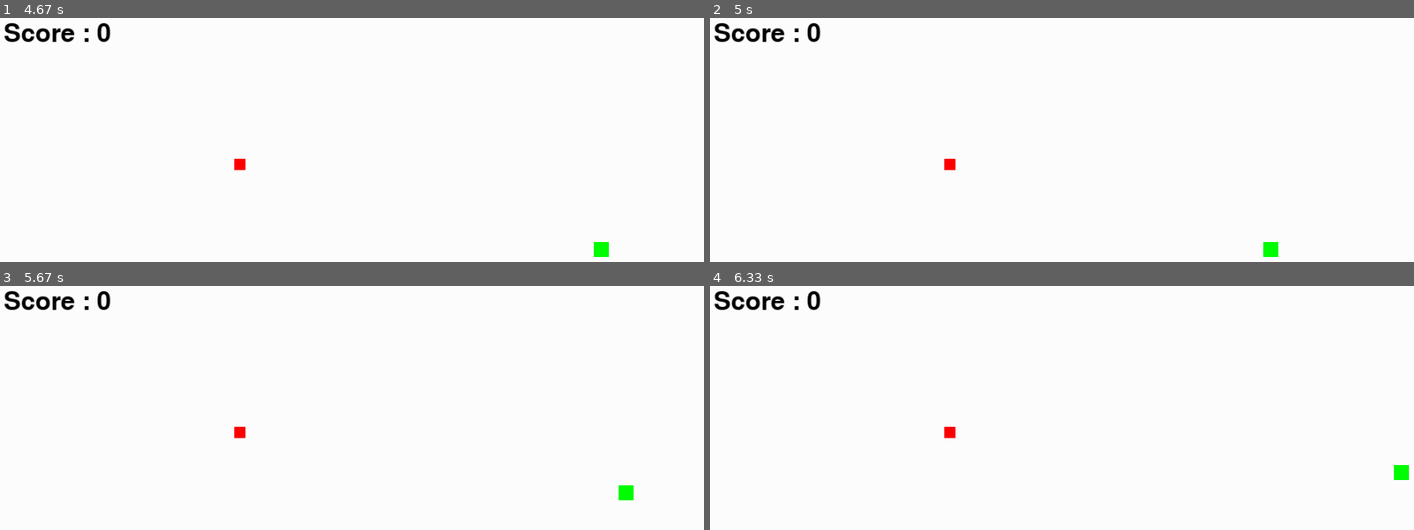
Above: before the commit, frames 1-4 (two rows, left to right).
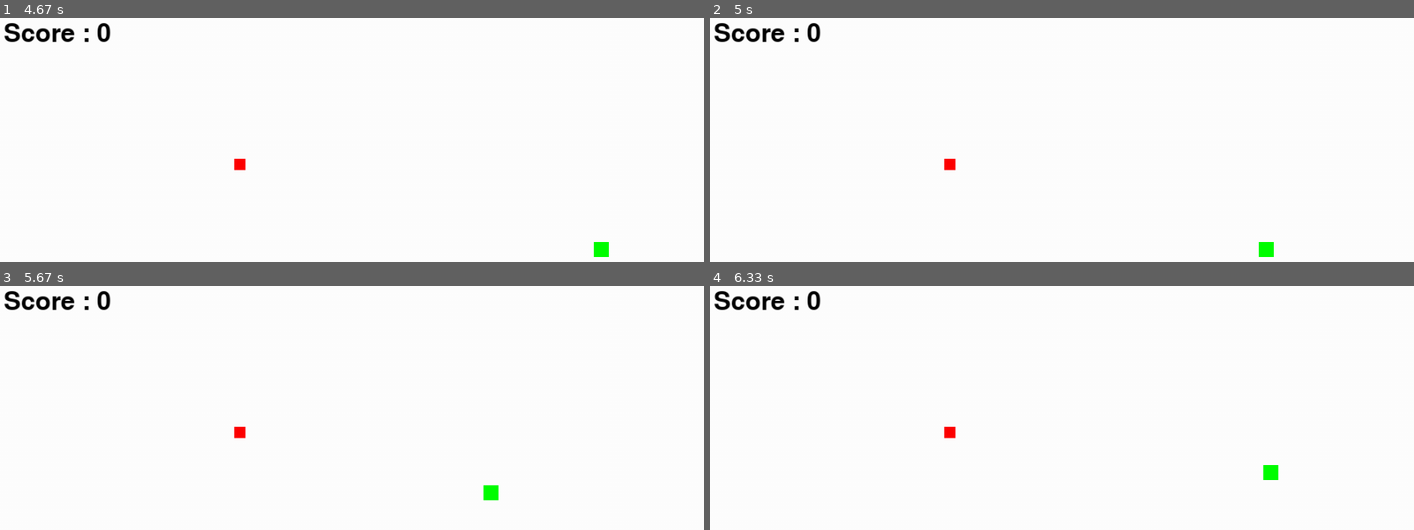
Above: after the commit, the same moments.

Repository: aniTech-addict/snake_pygame
Game: pygame game, started from snake.py
Same seed, same stepped clock (60 frames per second), same inputs: the game is played once before the commit and once after it.
Inputs:
- Up to frame 1 (4.67 s): hold D 0.33-0.8 s; hold W 0.83-1.13 s; hold D 1.17-1.63 s; hold S 2.23-2.53 s; hold A 2.57-2.97 s; hold W 3-3.37 s; hold D 3.4-4.03 s; hold S 4.07-4.43 s; hold A from 4.47 s (still down)
- Up to frame 2 (5 s): release A at 4.93 s; hold D from 4.97 s (still down)
- Up to frame 3 (5.67 s): release D at 5.43 s; hold W from 5.47 s (still down)
- Up to frame 4 (6.33 s): release W at 5.77 s; hold D 5.8-6.27 s; hold A from 6.3 s (still down)

Frame 1 is identical in both runs. In frame 2, less than 0.1% of the frame differs, in the area x 77-81%, y 91-98%; in frame 3, 0.3%, in the area x 68-91%, y 81-89%; in frame 4, 0.3%.

Commit message:
prototype reverse movement implementation

Diff:
--- a/snake.py
+++ b/snake.py
@@ -33,6 +33,7 @@
 snake_list = []
 snake_len = 1
 paused = False
+direction = "o"
 def plot_body(gameWindow, color, snake_list):
     for x, y in snake_list:
         pygame.draw.rect(gameWindow, color, [x, y, SIZE, SIZE], SIZE)
@@ -121,21 +122,25 @@
 
     keys = pygame.key.get_pressed()
 
-    if keys[pygame.K_w] : #Prevent movement in reverse direction
+    if keys[pygame.K_w] and direction!="y"  : #Prevent movement in reverse direction
         velocity_y = -VELOCITY
         velocity_x = 0
+        direction = "y"
 
-    if keys[pygame.K_s] : #Prevent movement in reverse direction
+    if keys[pygame.K_s] and direction!="y": #Prevent movement in reverse direction
         velocity_y = VELOCITY
         velocity_x = 0
+        direction = "y"
 
-    if keys[pygame.K_a] : #Prevent movement in reverse direction
+    if keys[pygame.K_a] and direction!="x": #Prevent movement in reverse direction
         velocity_x = -VELOCITY
         velocity_y = 0
+        direction = "x"
 
-    if keys[pygame.K_d] : #Prevent movement in reverse direction
+    if keys[pygame.K_d] and direction!="x": #Prevent movement in reverse direction
         velocity_x = VELOCITY
         velocity_y = 0
+        direction = "x"
 
     snake_pos.x += velocity_x
     snake_pos.y += velocity_y
